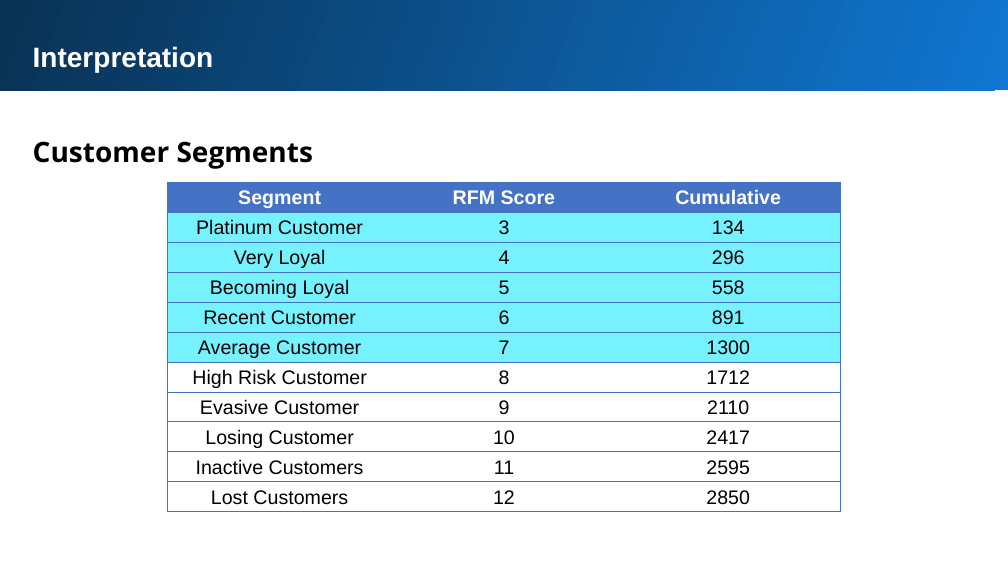
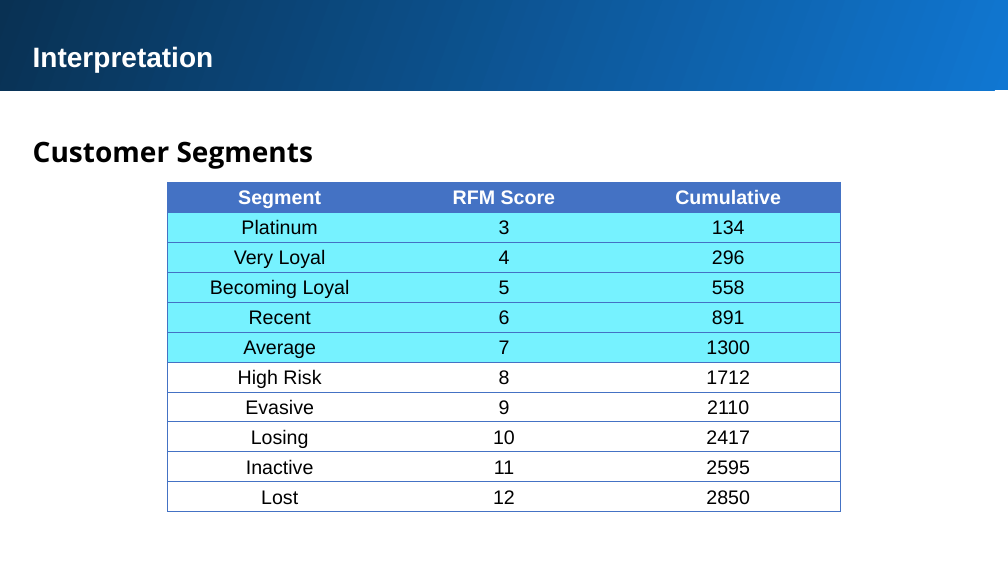
Before and after one commit to sudiptog81/kpmg-virtual-internship, a slide deck: slide 22 of module_2/kpmg-virtual-internship-module-2.pptx. Drawn at 1008x567 pixels with LibreOffice and Linux fonts; fonts in the diff are those of the drawing. Boxes give left, top, right and bottom in pixels: in the first picture for what was removed or moved away, otherwise in the second. Text is boxed around its words. In the diff, an @@ line names an element or a change of style, - is before the commit and + after.

```diff
--- a/module_2/kpmg-virtual-internship-module-2.pptx
+++ b/module_2/kpmg-virtual-internship-module-2.pptx
@@ table at (x1=167, y1=182, x2=839, y2=512) @@
-row 2, column 1: Platinum Customer
+row 2, column 1: Platinum
-row 5, column 1: Recent Customer
+row 5, column 1: Recent
-row 6, column 1: Average Customer
+row 6, column 1: Average
-row 7, column 1: High Risk Customer
+row 7, column 1: High Risk
-row 8, column 1: Evasive Customer
+row 8, column 1: Evasive
-row 9, column 1: Losing Customer
+row 9, column 1: Losing
-row 10, column 1: Inactive Customers
+row 10, column 1: Inactive
-row 11, column 1: Lost Customers
+row 11, column 1: Lost
```
Also in this commit, not shown: 6 other files.
